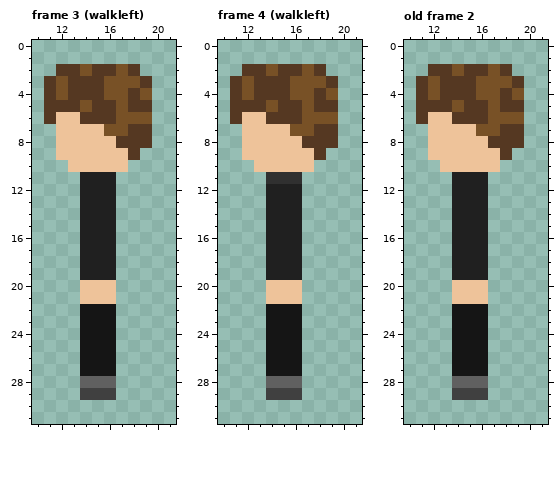
Pixel-art file, stored at Assets/Art/wilbursoot.aseprite. That is the earlier state.
32x32 pixels, 12 frames. Colours within 5 levels of each other are drawn and written as one. Shown: frame 3 (walkleft): x 10..21, y 0..31; frame 4 (walkleft): x 10..21, y 0..31; old frame 2: x 10..21, y 0..31. The commit also changed other frames, which this record leaves out.
Once edited:
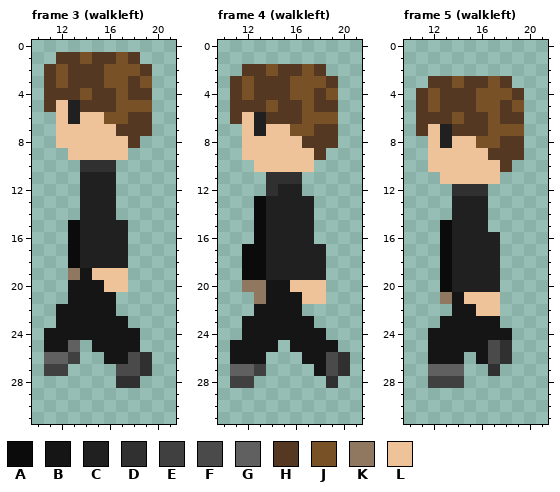
Palette (. is transparent): A #0b0b0b  B #151515  C #202020  D #303030  E #404040  F #4a4a4a  G #606060  H #553822  J #785126  K #8f7760  L #eec39a
A new or re-ordered frame is compared with the old frame closest to it.
Difference:
frames 12 -> 18
Frame 3 (walkleft):
y 1: x 12..18 ....... -> HHJHHJH
y 2: x 11..12 .H -> HJ; x 14 J -> H; x 16 H -> J; x 18..19 H. -> JH
y 3: x 18..19 JH -> HJ
y 4: x 12 J -> H; x 14 H -> J; x 16 J -> H; x 19 J -> H
y 5: x 12..14 HHJ -> LCH; x 18..19 HH -> JJ
y 6: x 11 H -> .; x 13..16 LHHH -> CLLJ; x 18..19 JJ -> HH
y 7: x 16..17 JJ -> LH
y 8: x 17 H -> L; x 19 H -> .
y 9: x 12 L -> .; x 18 H -> .
y 10: x 13..17 LLLLL -> .DDD.
y 15..18: x 13 . -> A; x 17 . -> C
y 19: x 13..17 .CCC. -> KBLLL
y 20: x 13..15 .LL -> BBB; x 17 . -> L
y 21: x 13..16 .LLL -> BBBB
y 22: x 12..13 .. -> BB
y 23: x 12..13 .. -> BB; x 17 . -> B
y 24: x 11..13 ... -> BBB; x 17..18 .. -> BB
y 25: x 11..14 ...B -> BBG.; x 17..18 .. -> BB
y 26: x 11..15 ...BB -> GGE..; x 17..19 ... -> BFD
y 27: x 11..12 .. -> EE; x 14..19 BBB... -> ...FFD
y 28: x 14..18 GGG.. -> ...DD
y 29: x 14..16 EEE -> ...
Frame 4 (walkleft):
y 6..7: x 13 L -> C
y 12: x 14 C -> D
y 13..16: x 13 . -> A; x 17 . -> C
y 17..19: x 12..13 .. -> AA; x 17..18 .. -> CC
y 20: x 12..15 ..LL -> KKBB; x 17..18 .. -> LL
y 21: x 13..18 .LLL.. -> KBBBLL
y 22: x 13 . -> B
y 23: x 12..13 .. -> BB; x 17 . -> B
y 24: x 12..13 .. -> BB; x 17..18 .. -> BB
y 25: x 11..13 ... -> BBB; x 15 B -> .; x 17..19 ... -> BBB
y 26: x 11..20 ...BBB.... -> BBB...BBFD
y 27: x 11..16 ...BBB -> GGE...; x 18..20 ... -> BFD
y 28: x 11..12 .. -> EE; x 14..16 GGG -> ...; x 19 . -> D
y 29: x 14..16 EEE -> ...
Frame 5 (walkleft) is new; against old frame 2:
y 2: x 12..18 HHJHHJH -> .......
y 3: x 11..12 HJ -> .H; x 14 H -> J; x 16 J -> H; x 18..19 JH -> H.
y 4: x 18..19 HJ -> JH
y 5: x 12 H -> J; x 14 J -> H; x 16 H -> J; x 19 H -> J
y 6: x 12..14 LLH -> HHJ; x 18..19 JJ -> HH
y 7: x 11 . -> H; x 13..16 LLLJ -> CHHH; x 18..19 HH -> JJ
y 8: x 13 L -> C; x 16..17 LH -> JJ
y 9: x 17 L -> H; x 19 . -> H
y 10: x 12 . -> L; x 18 . -> H
y 11: x 13..17 .CCC. -> LLLLL
y 12: x 14..16 CCC -> DDD
y 15: x 13 . -> A
y 16..19: x 13 . -> A; x 17 . -> C
y 20: x 13..17 .LLL. -> ACCCC
y 21: x 13..14 .L -> KB; x 17 . -> L
y 22: x 16..17 B. -> LL
y 23: x 13 . -> B; x 17 . -> B
y 24: x 12..13 .. -> BB; x 17..18 .. -> BB
y 25: x 12..13 .. -> BB; x 17..18 .. -> FD
y 26: x 12..13 .. -> BB; x 15 B -> .; x 17..18 .. -> FD
y 27: x 12..17 ..BBB. -> GGG..D
y 28: x 12..16 ..GGG -> EEE..
y 29: x 14..16 EEE -> ...
